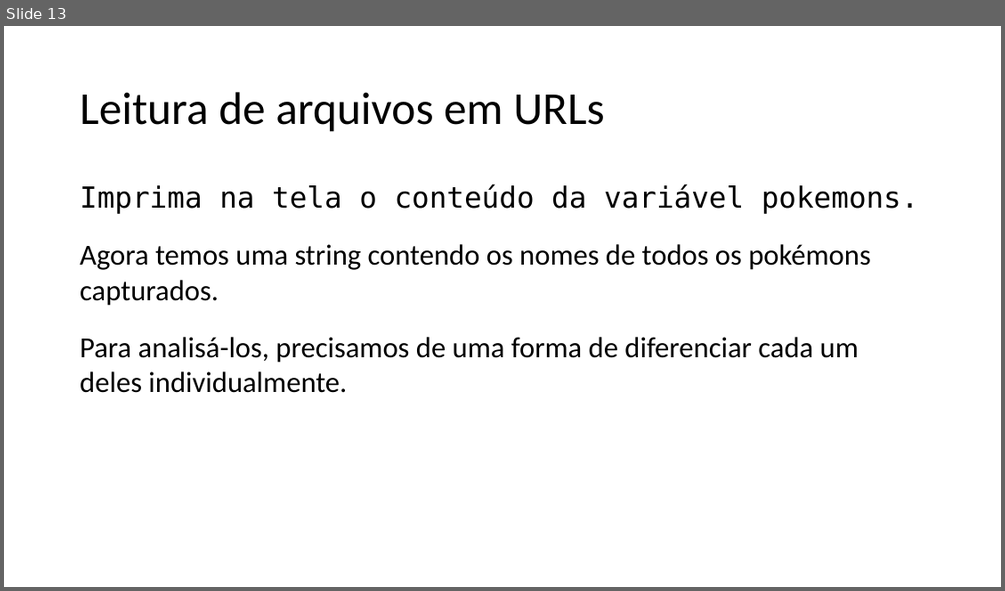
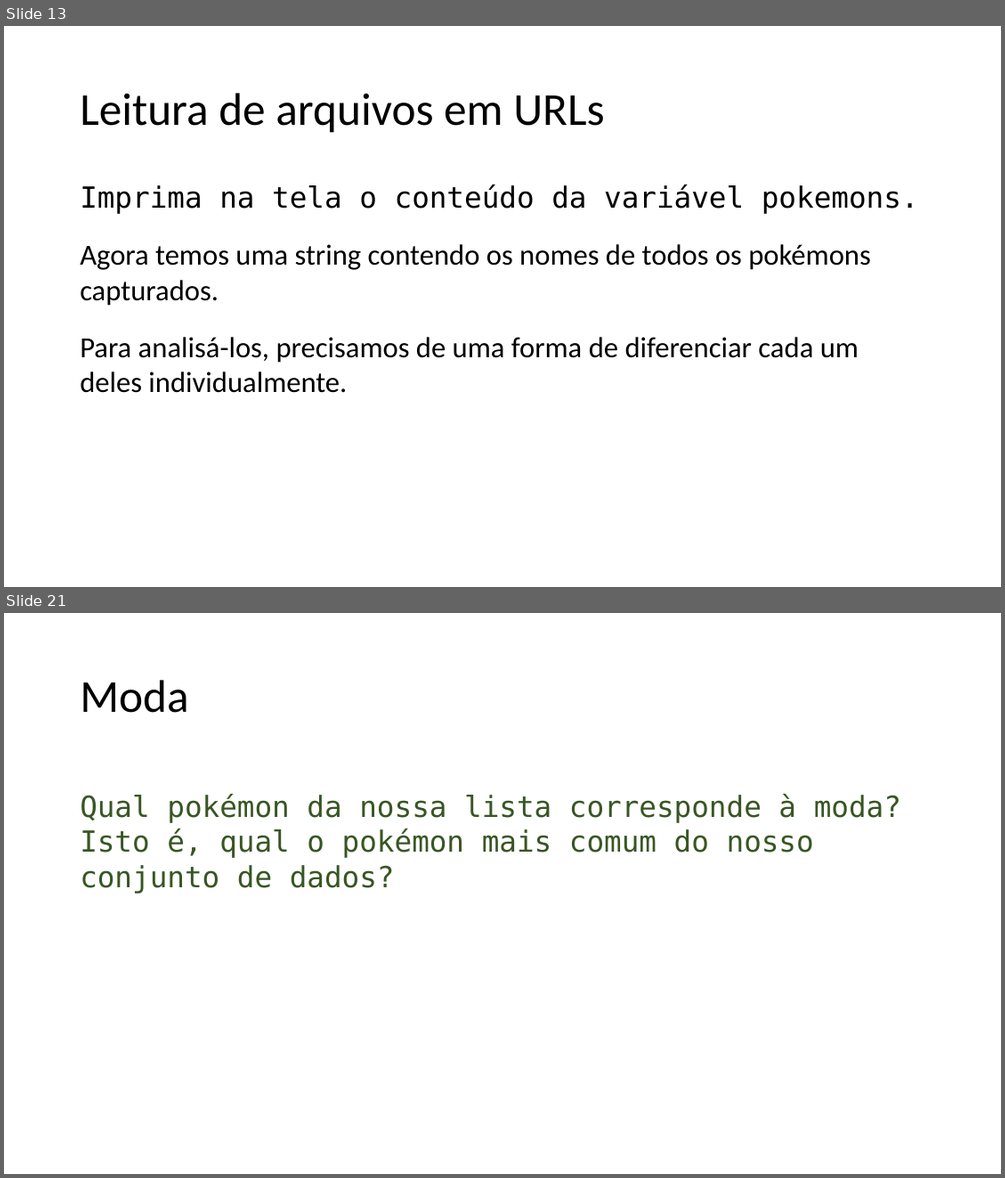
Before and after one commit to lidimayra/basic-stats, a slide deck: presentation.pptx. Shown one above the other, each under a label of ours: slide 13 before the commit, slides 13 and 21 after it; the slides between them are not shown. The pictures are 1005x591 and 1005x1178 pixels, drawn with LibreOffice and Linux fonts; fonts in the diff are those of the drawing. Boxes give left, top, right and bottom in pixels: in the first picture for what was removed or moved away, otherwise in the second. Text is boxed around its words. In the diff, an @@ line names an element or a change of style, - is before the commit and + after.

```diff
--- a/presentation.pptx
+++ b/presentation.pptx
@@ slide 21 added at [4, 613, 1001, 1174], background #FFFFFF @@
@@ text added at [80, 680, 188, 713], 44 pt, text #000000 @@
+Moda
@@ text added at [80, 794, 901, 893], 28 pt, text #385623 @@
+Qual pokémon da nossa lista corresponde à moda? Isto é, qual o pokémon mais comum do nosso conjunto de dados?
```
Also in this commit, not shown: 2 slides changed, 2 other slides added, 2 other files.
